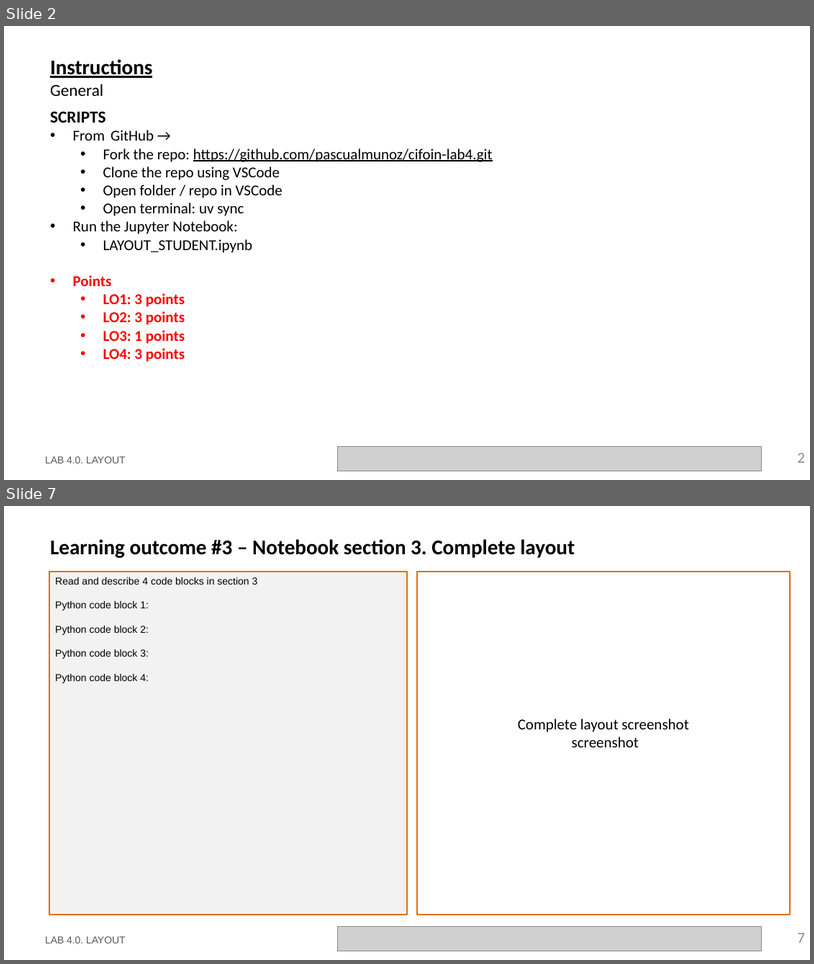
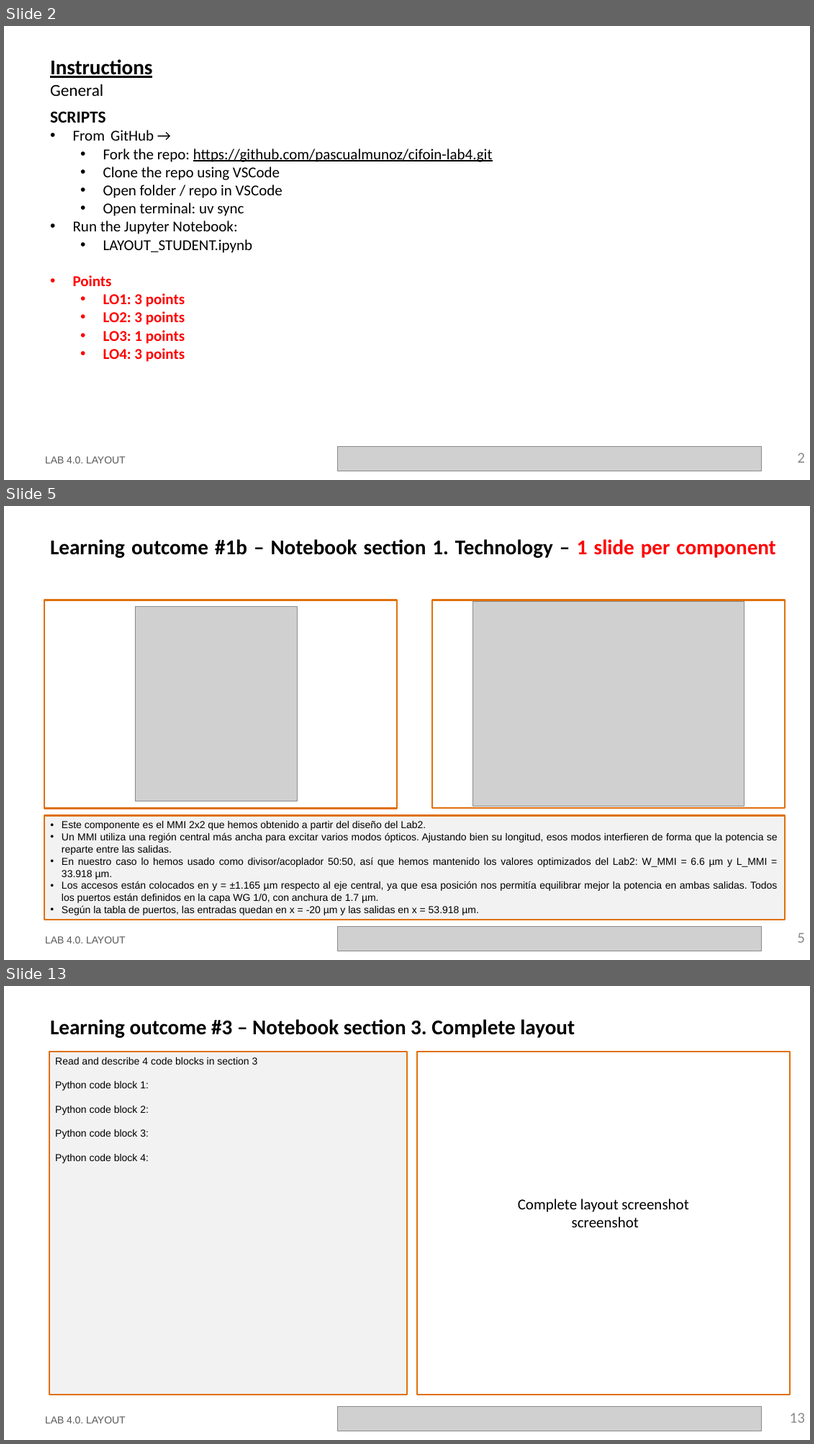
Before and after one commit to Japeacru/cifoin-lab4, a slide deck: LabBook_40.pptx. Shown one above the other, each under a label of ours: slides 2 and 7 before the commit, slides 2, 5 and 13 after it; the slides between them are not shown. The pictures are 814x964 and 814x1444 pixels, drawn with LibreOffice and Linux fonts; fonts in the diff are those of the drawing; grey boxes stand for pictures; background and template pictures are left out. Boxes give left, top, right and bottom in pixels: in the first picture for what was removed or moved away, otherwise in the second. Text is boxed around its words. In the diff, an @@ line names an element or a change of style, - is before the commit and + after.

```diff
--- a/LabBook_40.pptx
+++ b/LabBook_40.pptx
@@ slide 5 added at <box>4,506,810,960</box>, background #FFFFFF @@
@@ title added at <box>50,539,776,558</box>, 25 pt, text #000000, bold @@
+Learning outcome #1b – Notebook section 1. Technology – 1 slide per component
@@ rectangle added at <box>44,600,397,808</box>, outline #E0700D 2.25 pt @@
@@ picture added at <box>135,606,298,800</box> @@
@@ rectangle added at <box>432,600,785,807</box>, outline #E0700D 2.25 pt @@
@@ picture added at <box>473,602,745,807</box> @@
@@ rectangle added at <box>44,816,786,920</box>, fill #F2F2F2, outline #E0700D 2.25 pt, 12 pt, text #000000 @@
+• Este componente es el MMI 2x2 que hemos obtenido a partir del diseño del Lab2.
+• Un MMI utiliza una región central más ancha para excitar varios modos ópticos. Ajustando bien su longitud, esos modos interfieren de forma que la potencia se reparte entre las salidas.
+• En nuestro caso lo hemos usado como divisor/acoplador 50:50, así que hemos mantenido los valores optimizados del Lab2: W_MMI = 6.6 µm y L_MMI = 33.918 µm.
+• Los accesos están colocados en y = ±1.165 µm respecto al eje central, ya que esa posición nos permitía equilibrar mejor la potencia en ambas salidas. Todos los puertos están definidos en la capa WG 1/0, con anchura de 1.7 µm.
+• Según la tabla de puertos, las entradas quedan en x = -20 µm y las salidas en x = 53.918 µm.
@@ text added at <box>45,936,126,943</box>, 12 pt, text #585858 @@
+LAB 4.0. LAYOUT
@@ picture added at <box>338,926,762,951</box> @@
@@ page number added at <box>797,932,805,942</box>, 18 pt, text #8C8C8C @@
+5
@@ what was slide 7 is now slide 13 @@
@@ page number at <box>790,1412,805,1422</box>: text changed @@
-7
+13
```
Also in this commit, not shown: 4 slides changed, 5 other slides added, 1 other file.
